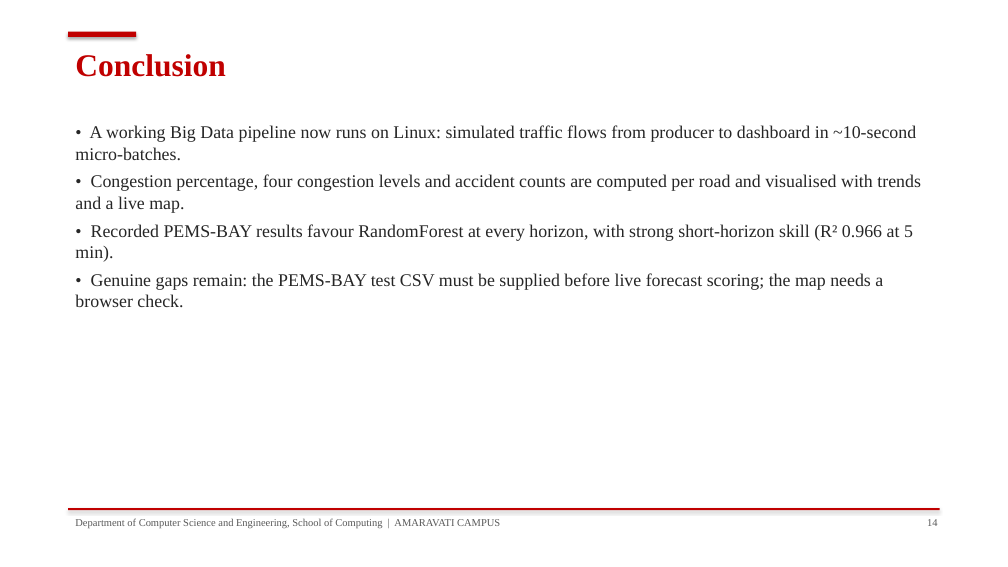
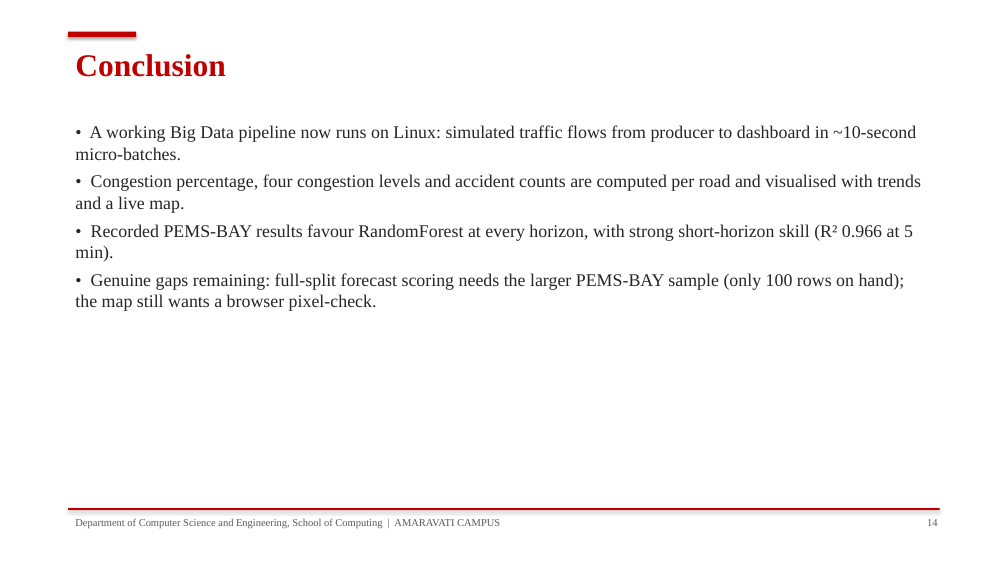
Before and after one commit to yashnarayan123/RealTime-Traffic_Congestion_Prediction, a slide deck: slide 14 of Project_Presentation_Final.pptx. Drawn at 1008x567 pixels with LibreOffice and Linux fonts; fonts in the diff are those of the drawing. Boxes give left, top, right and bottom in pixels: in the first picture for what was removed or moved away, otherwise in the second. Text is boxed around its words. In the diff, an @@ line names an element or a change of style, - is before the commit and + after.

Commit message:
Linux port fixes, live pipeline verification, dashboard light-theme redesign, live PEMS-BAY scoring

```diff
--- a/Project_Presentation_Final.pptx
+++ b/Project_Presentation_Final.pptx
@@ text at (75,273,905,311): text changed @@
-• Genuine gaps remain: the PEMS-BAY test CSV must be supplied before live forecast scoring; the map needs a browser check.
+• Genuine gaps remaining: full-split forecast scoring needs the larger PEMS-BAY sample (only 100 rows on hand); the map still wants a browser pixel-check.
```
Also in this commit, not shown: 4 other slides changed, 4 other files.
